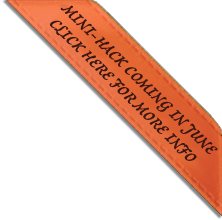
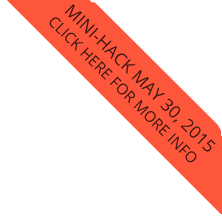
Layered file, before and after one edit (222×220). Changes by layer:
renamed "Mini-Hack coming in June" to "Mini-Hack May 30, 2015", painted on it over [60, 4, 218, 154]
painted on "Click here for more info" over [49, 17, 197, 163]
"Layer 1": opacity 61% → 100% over [7, 0, 222, 215]
hid "Layer 0" over [6, 0, 222, 217]
